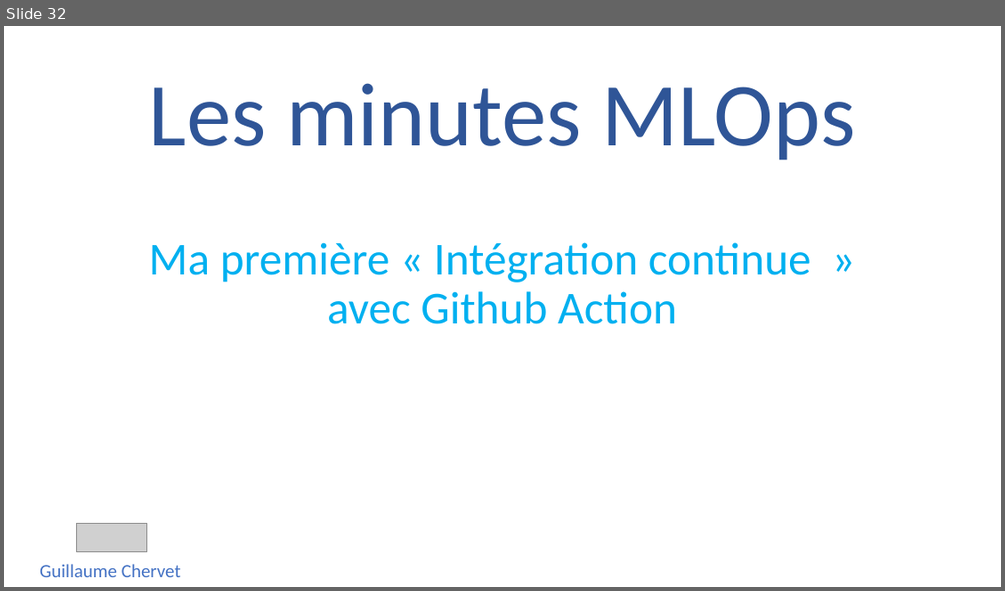
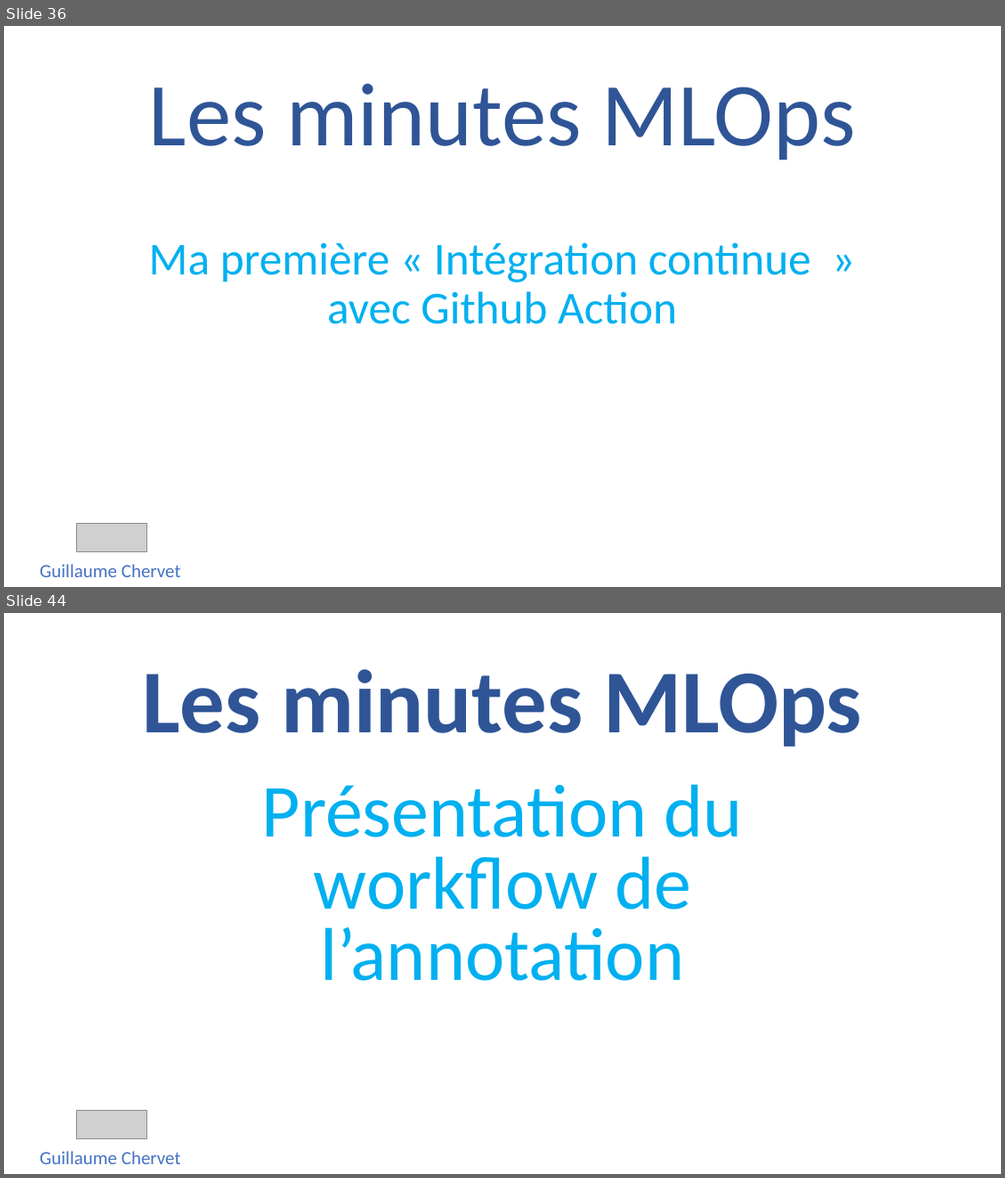
Before and after one commit to guillaume-chervet/Les-Minutes-MLOps, a slide deck: Les minutes MLOps.pptx. Shown one above the other, each under a label of ours: slide 32 before the commit, slides 36 and 44 after it; the slides between them are not shown. The pictures are 1005x591 and 1005x1178 pixels, drawn with LibreOffice and Linux fonts; fonts in the diff are those of the drawing; grey boxes stand for pictures. Boxes give left, top, right and bottom in pixels: in the first picture for what was removed or moved away, otherwise in the second. Text is boxed around its words. In the diff, an @@ line names an element or a change of style, - is before the commit and + after.

```diff
--- a/Les minutes MLOps.pptx
+++ b/Les minutes MLOps.pptx
@@ slide 44 added at bbox=[4, 613, 1001, 1174], background #FFFFFF @@
@@ title added at bbox=[142, 669, 862, 747], 86.4 pt, text #2F5597, bold @@
+Les minutes MLOps
@@ subtitle added at bbox=[262, 784, 743, 981], 72 pt, text #00B0F0 @@
+Présentation du workflow de l’annotation
@@ picture added at bbox=[76, 1111, 146, 1139] @@
@@ text added at bbox=[40, 1151, 181, 1164], 18 pt, text #4472C4 @@
+Guillaume Chervet
@@ what was slide 32 is now slide 36 @@
```
Also in this commit, not shown: 15 other slides added, 2 other files.
